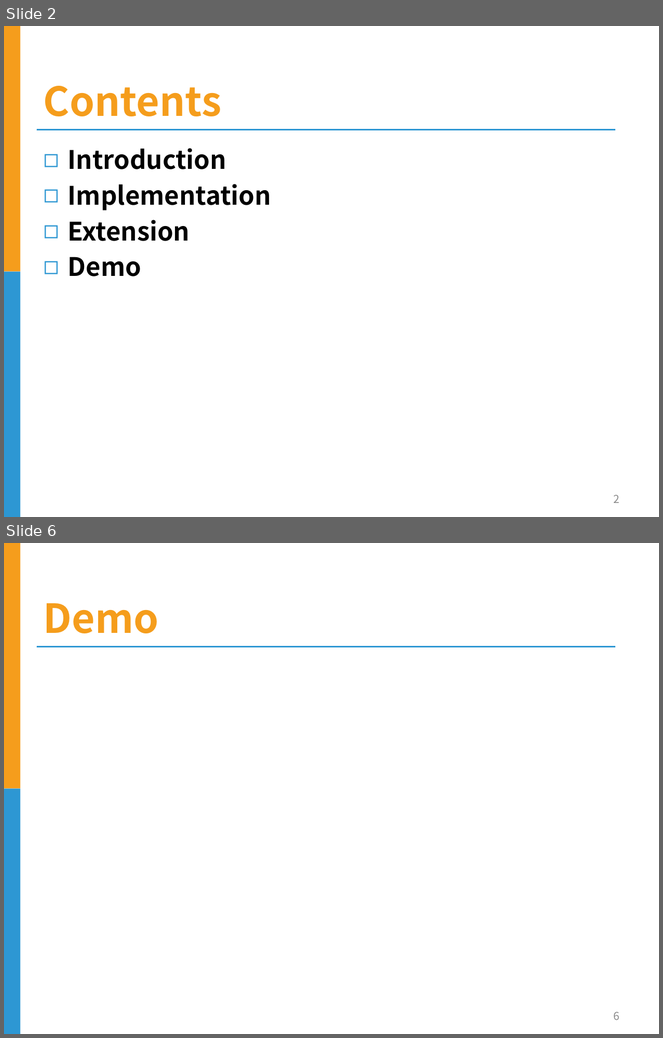
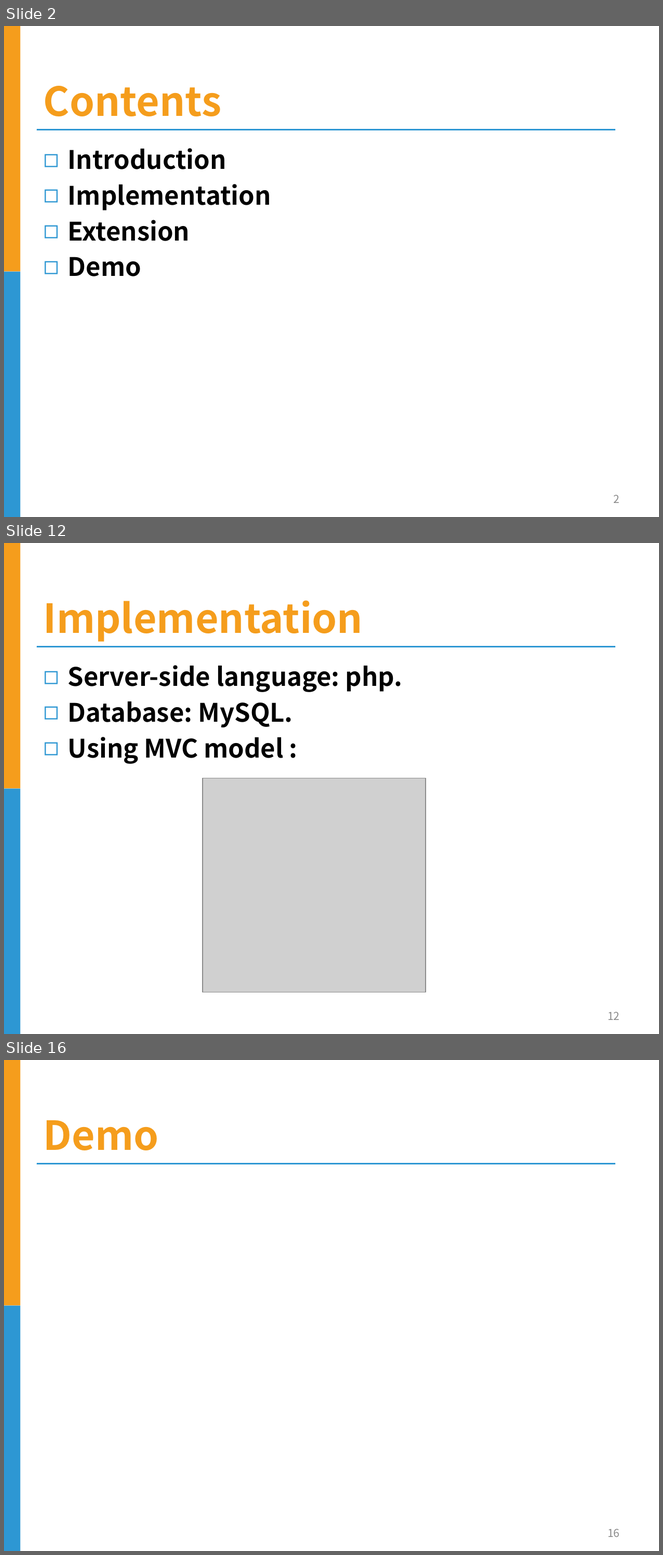
Before and after one commit to huuthang1993/HPT, a slide deck: Document/slide.pptx. Shown one above the other, each under a label of ours: slides 2 and 6 before the commit, slides 2, 12 and 16 after it; the slides between them are not shown. The pictures are 663x1038 and 663x1555 pixels, drawn with LibreOffice and Linux fonts; fonts in the diff are those of the drawing; grey boxes stand for pictures; background and template pictures are left out. Boxes give left, top, right and bottom in pixels: in the first picture for what was removed or moved away, otherwise in the second. Text is boxed around its words. In the diff, an @@ line names an element or a change of style, - is before the commit and + after.

```diff
--- a/Document/slide.pptx
+++ b/Document/slide.pptx
@@ slide 12 added at [4, 543, 659, 1034], background #FFFFFF; not listed: 3 template elements that a slide beside it also shows @@
@@ title added at [44, 600, 363, 642], 44 pt, text #F59D1C, bold @@
+Implementation
@@ text added at [68, 665, 403, 764], 28 pt, text #000000, bold @@
+◻ Server-side language: php.
+◻ Database: MySQL.
+◻ Using MVC model :
@@ picture added at [203, 778, 426, 992] @@
@@ page number added at [608, 1012, 620, 1020], 12 pt, text #898989 @@
+12
@@ what was slide 6 is now slide 16 @@
@@ page number at [608, 1529, 620, 1537]: text changed @@
-6
+16
```
Also in this commit, not shown: 12 other slides added, 3 slides removed.
